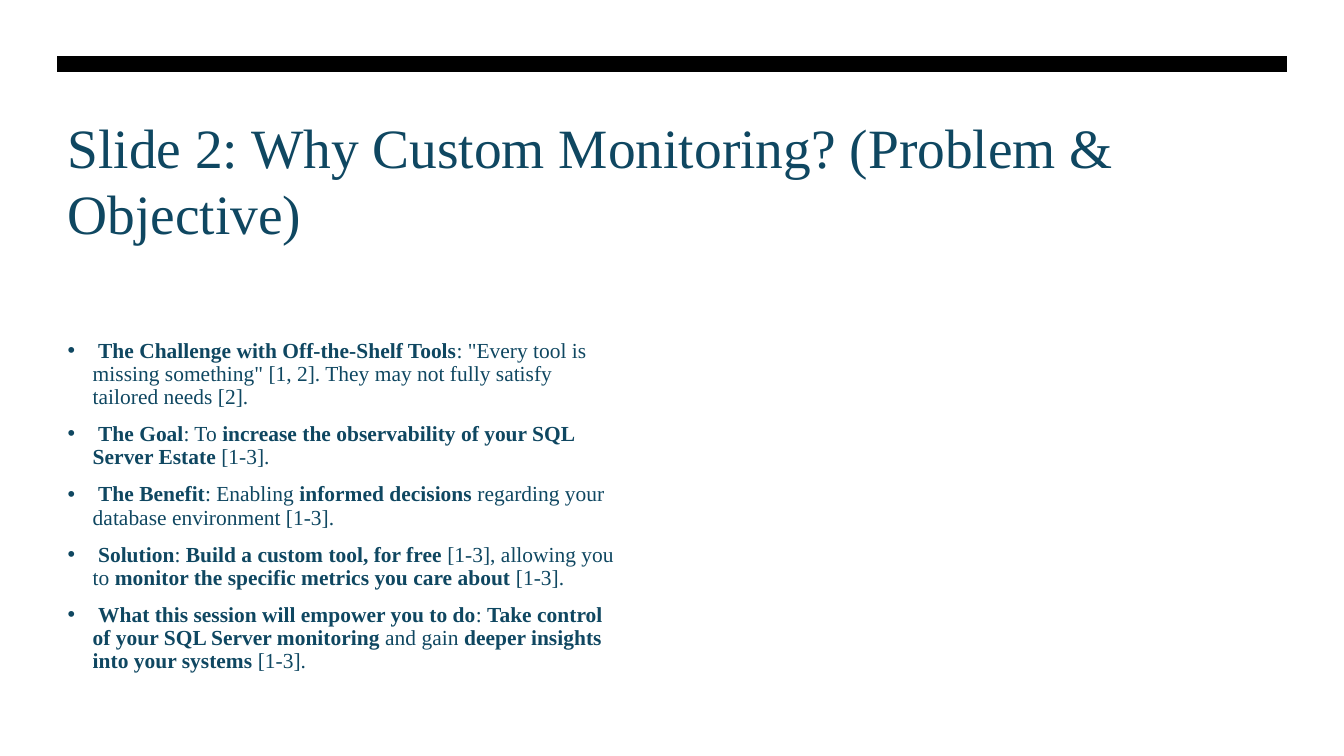
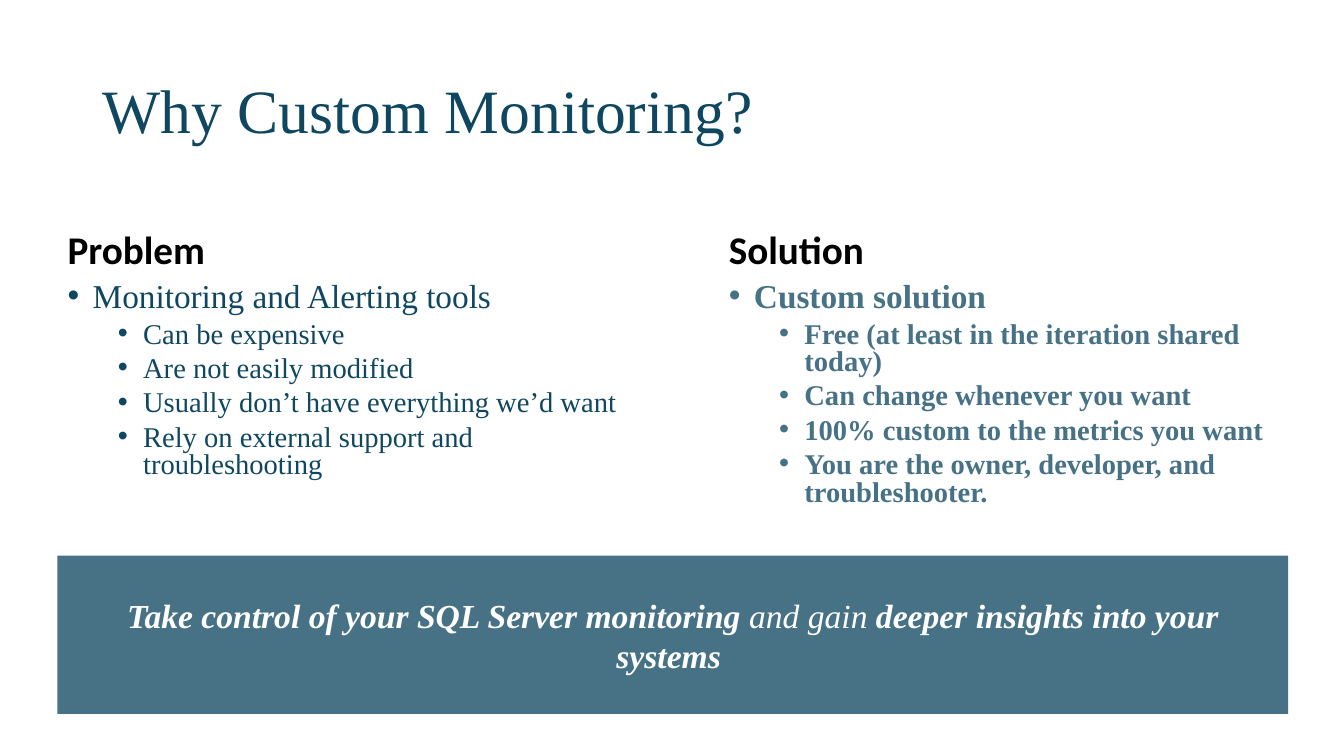
Before and after one commit to David-Seis/Presentations, a slide deck: slide 2 of Sessions/Build a Custom Monitoring Solution for your SQL Server Environment/2025-07-19 - SQLSATSF/Custom monitoring solution.pptx. Drawn at 1344x756 pixels with LibreOffice and Linux fonts; fonts in the diff are those of the drawing. Boxes give left, top, right and bottom in pixels: in the first picture for what was removed or moved away, otherwise in the second. Text is boxed around its words. In the diff, an @@ line names an element or a change of style, - is before the commit and + after.

Commit message:
Update presentation files for SQL Server sessions with new content

```diff
--- a/Sessions/Build a Custom Monitoring Solution for your SQL Server Environment/2025-07-19 - SQLSATSF/Custom monitoring solution.pptx
+++ b/Sessions/Build a Custom Monitoring Solution for your SQL Server Environment/2025-07-19 - SQLSATSF/Custom monitoring solution.pptx
@@ freeform shape removed at (57,56,1288,73) @@
@@ title "Why Custom Monitoring?" at (103,90,753,144): vertical alignment top to middle @@
@@ title at (103,90,753,144): text changed; size 39.6 to 44 pt @@
-Slide 2: Why Custom Monitoring? (Problem & Objective)
+Why Custom Monitoring?
@@ text added at (68,236,205,265), 28 pt, text #000000, bold @@
+Problem
@@ text added at (729,236,864,265), 28 pt, text #000000, bold @@
+Solution
@@ text at (93,285,615,480): text changed; size 15.3 to 20.4 pt; bold off @@
-• The Challenge with Off-the-Shelf Tools: "Every tool is missing something" [1, 2]. They may not fully satisfy tailored needs [2].
-• The Goal: To increase the observability of your SQL Server Estate [1-3].
-• The Benefit: Enabling informed decisions regarding your database environment [1-3].
-• Solution: Build a custom tool, for free [1-3], allowing you to monitor the specific metrics you care about [1-3].
-• What this session will empower you to do: Take control of your SQL Server monitoring and gain deeper insights into your systems [1-3].
+• Monitoring and Alerting tools
+  • Can be expensive
+  • Are not easily modified
+  • Usually don’t have everything we’d want
+  • Rely on external support and troubleshooting
@@ text added at (754,285,1262,503), 20.4 pt, text #477286, bold @@
+• Custom solution
+  • Free (at least in the iteration shared today)
+  • Can change whenever you want
+  • 100% custom to the metrics you want
+  • You are the owner, developer, and troubleshooter.
@@ rectangle added at (57,556,1289,714), fill #477286, 24 pt, text #FFFFFF, bold, italic @@
+Take control of your SQL Server monitoring and gain deeper insights into your systems
```
Also in this commit, not shown: 18 other slides changed, 1 slide added, 1 slide removed, 2 other files.
